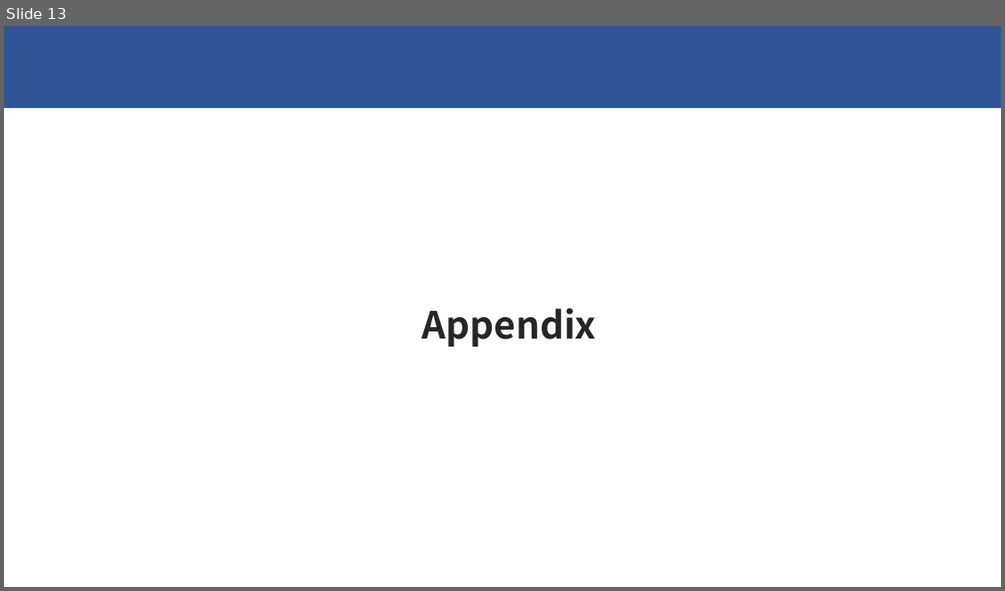
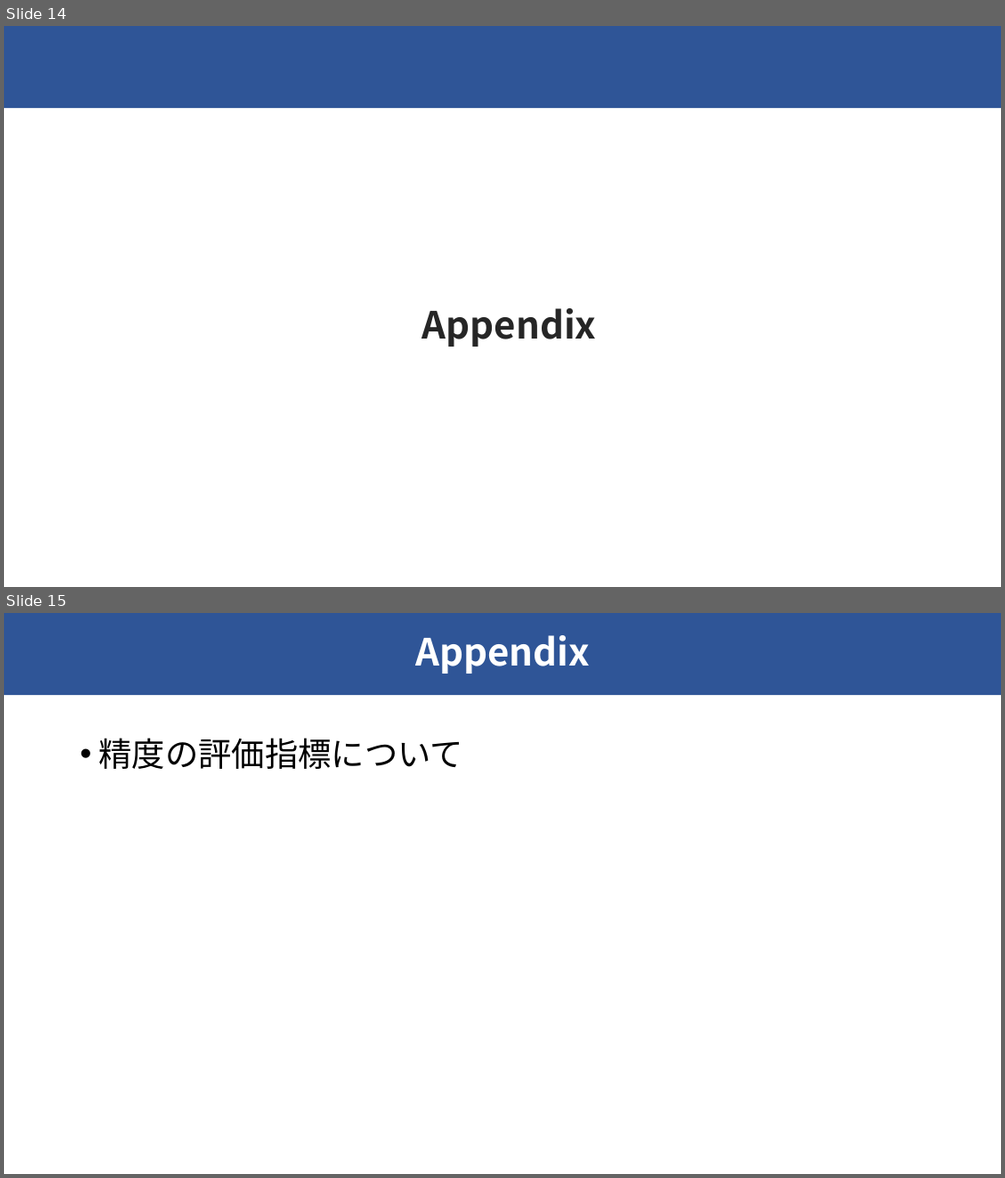
Before and after one commit to raryosu/graduation-research, a slide deck: docs/interim-presen/interim_hagihara.pptx. Shown one above the other, each under a label of ours: slide 13 before the commit, slides 14 and 15 after it. The pictures are 1005x591 and 1005x1178 pixels, drawn with LibreOffice and Linux fonts; fonts in the diff are those of the drawing. Boxes give left, top, right and bottom in pixels: in the first picture for what was removed or moved away, otherwise in the second. Text is boxed around its words. In the diff, an @@ line names an element or a change of style, - is before the commit and + after.

```diff
--- a/docs/interim-presen/interim_hagihara.pptx
+++ b/docs/interim-presen/interim_hagihara.pptx
@@ slide 15 added at (4,613,1001,1174), background #FFFFFF; not listed: 1 template element that a slide beside it also shows @@
@@ title added at (415,635,590,674), 36 pt, text #FFFFFF, bold @@
+Appendix
@@ text added at (98,738,463,769), 32 pt, text #000000 @@
+• 精度の評価指標について
@@ what was slide 13 is now slide 14 @@
```
Also in this commit, not shown: 2 other slides added, 1 slide removed.
